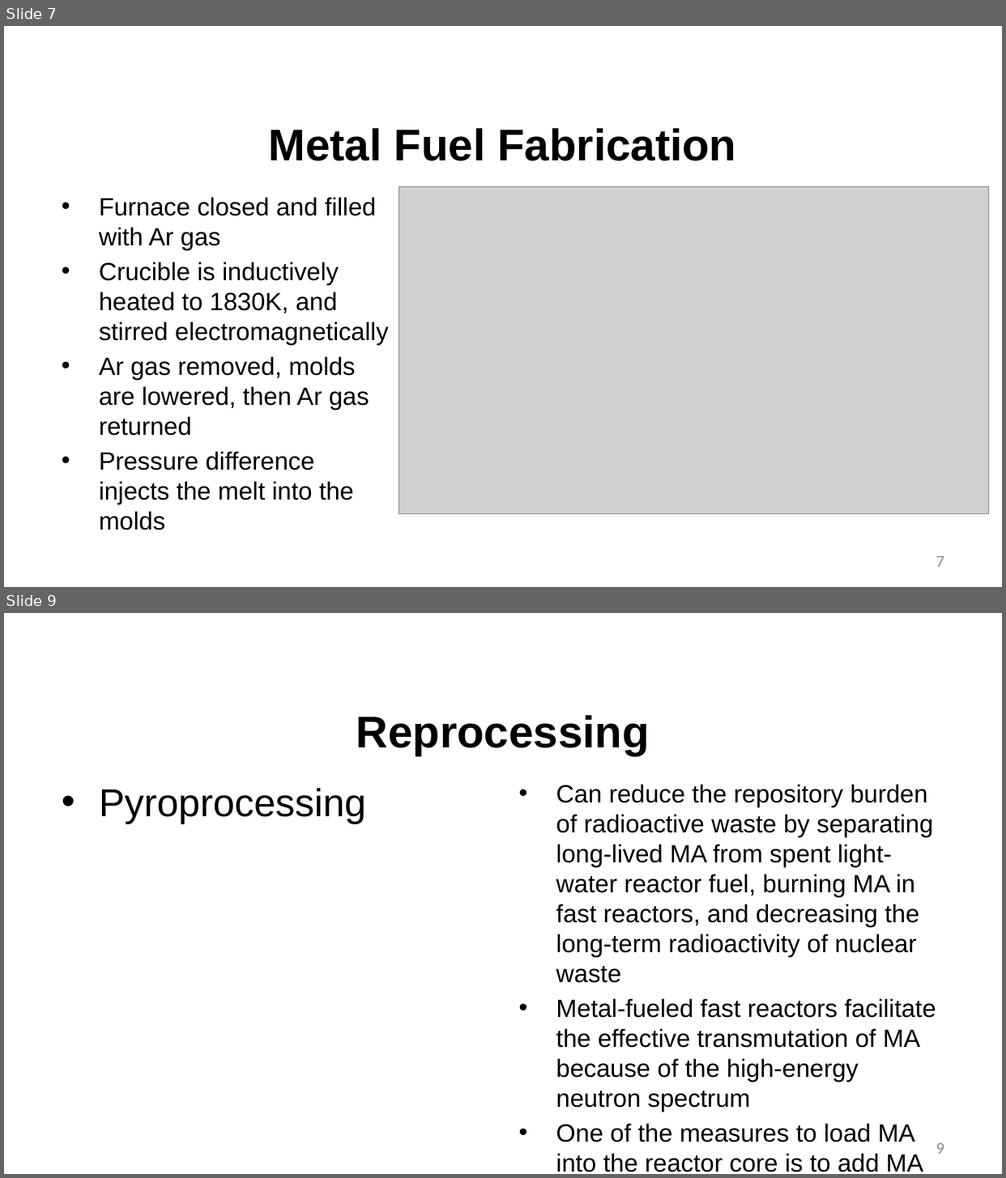
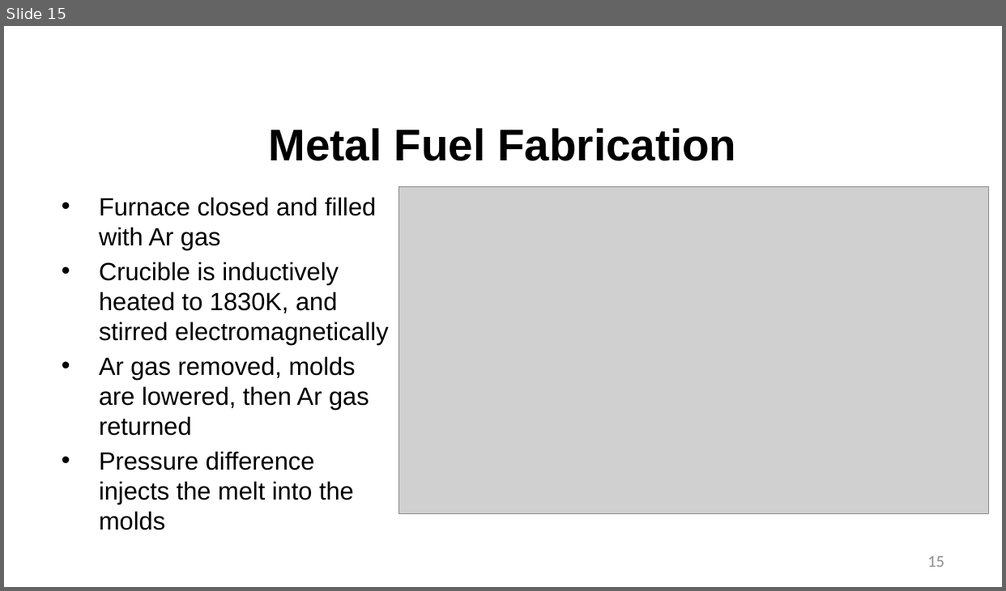
Before and after one commit to benbeeler/TEACHING, a slide deck: Advanced Reactor Materials/Lec8_SFRs.pptx. Shown one above the other, each under a label of ours: slides 7 and 9 before the commit, slide 15 after it; the slides between them are not shown. The pictures are 1006x1178 and 1006x591 pixels, drawn with LibreOffice and Linux fonts; fonts in the diff are those of the drawing; grey boxes stand for pictures; background and template pictures are left out. Boxes give left, top, right and bottom in pixels: in the first picture for what was removed or moved away, otherwise in the second. Text is boxed around its words. In the diff, an @@ line names an element or a change of style, - is before the commit and + after.

```diff
--- a/Advanced Reactor Materials/Lec8_SFRs.pptx
+++ b/Advanced Reactor Materials/Lec8_SFRs.pptx
@@ slide 9 removed at [4, 613, 1002, 1174], background #FFFFFF @@
@@ title removed at [356, 715, 650, 756] @@
-Reprocessing
@@ text removed at [99, 788, 366, 824] @@
-• Pyroprocessing
@@ text removed at [556, 784, 936, 1173] @@
-• Can reduce the repository burden of radioactive waste by separating long-lived MA from spent light-water reactor fuel, burning MA in fast reactors, and decreasing the long-term radioactivity of nuclear waste
-• Metal-fueled fast reactors facilitate the effective transmutation of MA because of the high-energy neutron spectrum
-• One of the measures to load MA into the reactor core is to add MA to the fuel alloy homogeneously
@@ page number removed at [936, 1144, 944, 1154] @@
-9
@@ what was slide 7 is now slide 15 @@
@@ page number at [927, 557, 944, 567]: text changed @@
-7
+15
```
Also in this commit, not shown: 1 slide changed, 8 slides added, 14 other slides removed, 3 other files.
